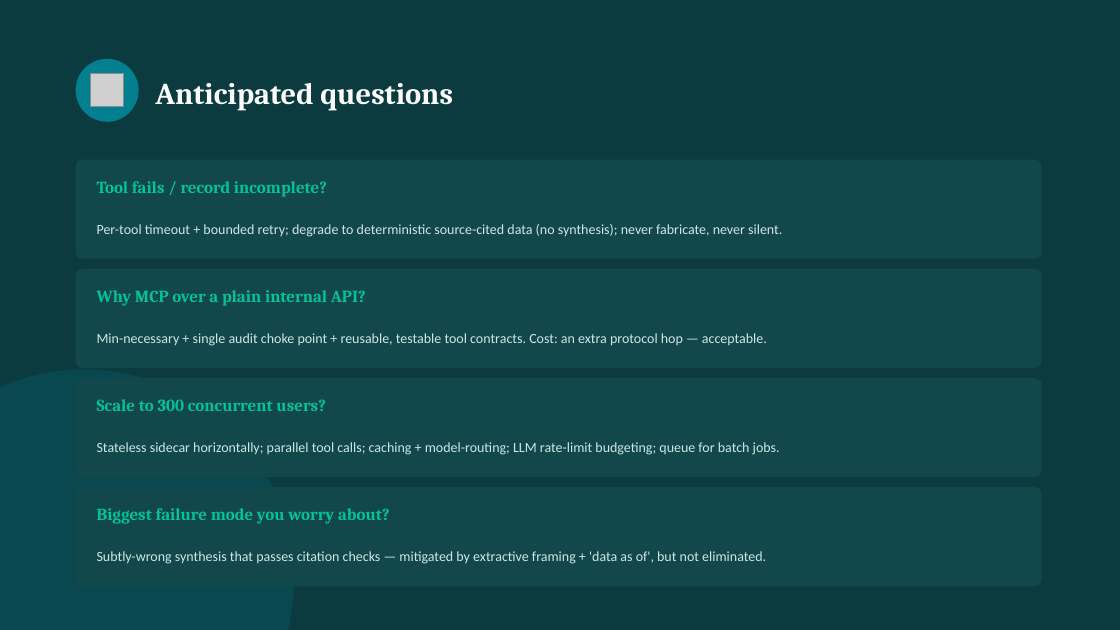
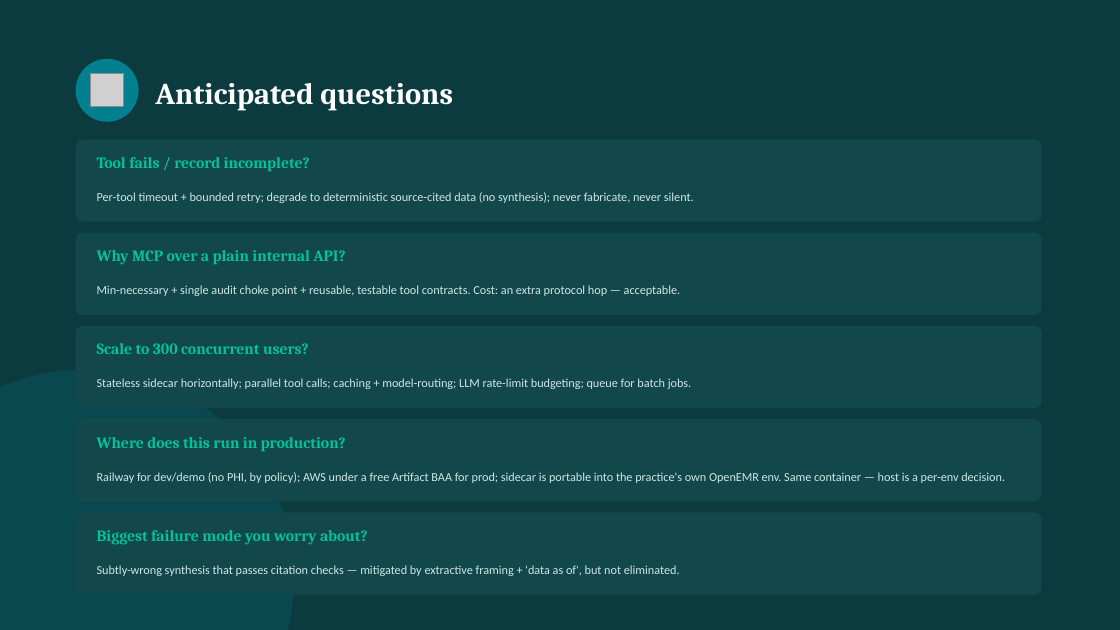
Before and after one commit to adammarquette/agent-forge-copilot, a slide deck: slide 8 of documentation/Architecture_Defense.pptx. Drawn at 1120x630 pixels with LibreOffice and Linux fonts; fonts in the diff are those of the drawing; grey boxes stand for pictures. Boxes give left, top, right and bottom in pixels: in the first picture for what was removed or moved away, otherwise in the second. Text is boxed around its words. In the diff, an @@ line names an element or a change of style, - is before the commit and + after.

```diff
--- a/documentation/Architecture_Defense.pptx
+++ b/documentation/Architecture_Defense.pptx
@@ rounded rectangle: place and size @@
-rounded rectangle at bbox=[76, 160, 1042, 259]
+rounded rectangle at bbox=[76, 139, 1042, 222]
@@ text "Tool fails / record incomplete?": place and size @@
-text "Tool fails / record incomplete?" at bbox=[97, 181, 327, 197]
+text "Tool fails / record incomplete?" at bbox=[97, 157, 310, 171]
@@ text "Per-tool timeout + bounded retry; ...": place and size @@
-text "Per-tool timeout + bounded retry; ..." at bbox=[97, 224, 782, 237]
+text "Per-tool timeout + bounded retry; ..." at bbox=[97, 192, 694, 203]
@@ rounded rectangle: place and size @@
-rounded rectangle at bbox=[76, 269, 1042, 368]
+rounded rectangle at bbox=[76, 233, 1042, 315]
@@ text "Why MCP over a plain ...": place and size @@
-text "Why MCP over a plain ..." at bbox=[97, 290, 366, 306]
+text "Why MCP over a plain ..." at bbox=[97, 250, 345, 265]
@@ text "Min-necessary + single audit choke ...": place and size @@
-text "Min-necessary + single audit choke ..." at bbox=[97, 333, 767, 346]
+text "Min-necessary + single audit choke ..." at bbox=[97, 285, 681, 296]
@@ rounded rectangle: place and size @@
-rounded rectangle at bbox=[76, 378, 1042, 477]
+rounded rectangle at bbox=[76, 326, 1042, 408]
@@ text "Scale to 300 concurrent users?": place and size @@
-text "Scale to 300 concurrent users?" at bbox=[97, 399, 325, 411]
+text "Scale to 300 concurrent users?" at bbox=[97, 343, 309, 354]
@@ text "Stateless sidecar horizontally; parallel tool ...": place and size @@
-text "Stateless sidecar horizontally; parallel tool ..." at bbox=[97, 442, 780, 455]
+text "Stateless sidecar horizontally; parallel tool ..." at bbox=[97, 378, 692, 389]
@@ proportions changed in 4 elements at bbox=[76, 139, 1042, 222], bbox=[76, 233, 1042, 315], bbox=[76, 326, 1042, 408], bbox=[76, 419, 1042, 502] @@
@@ rounded rectangle: place and size @@
-rounded rectangle at bbox=[76, 487, 1042, 586]
+rounded rectangle at bbox=[76, 419, 1042, 502]
@@ text added at bbox=[97, 437, 346, 451], 13.5 pt, text #02C39A, bold @@
+Where does this run in production?
@@ text added at bbox=[97, 472, 1005, 483], 10.5 pt, text #CFE6E6 @@
+Railway for dev/demo (no PHI, by policy); AWS under a free Artifact BAA for prod; sidecar is portable into the practice's own OpenEMR env. Same container — host is a per-env decision.
@@ rounded rectangle added at bbox=[76, 513, 1042, 595], fill #12474C @@
@@ size 14.5 to 13.5 pt in 4 elements at bbox=[97, 157, 310, 171], bbox=[97, 250, 345, 265], bbox=[97, 343, 309, 354], bbox=[97, 530, 368, 545] @@
@@ text "Biggest failure mode you worry ...": place and size @@
-text "Biggest failure mode you worry ..." at bbox=[97, 508, 390, 524]
+text "Biggest failure mode you worry ..." at bbox=[97, 530, 368, 545]
@@ size 12 to 10.5 pt in 4 elements at bbox=[97, 192, 694, 203], bbox=[97, 285, 681, 296], bbox=[97, 378, 692, 389], bbox=[97, 565, 680, 576] @@
@@ text "Subtly-wrong synthesis that passes citation ...": place and size @@
-text "Subtly-wrong synthesis that passes citation ..." at bbox=[97, 551, 766, 564]
+text "Subtly-wrong synthesis that passes citation ..." at bbox=[97, 565, 680, 576]
```
Also in this commit, not shown: 1 other slide changed, 6 other files.
